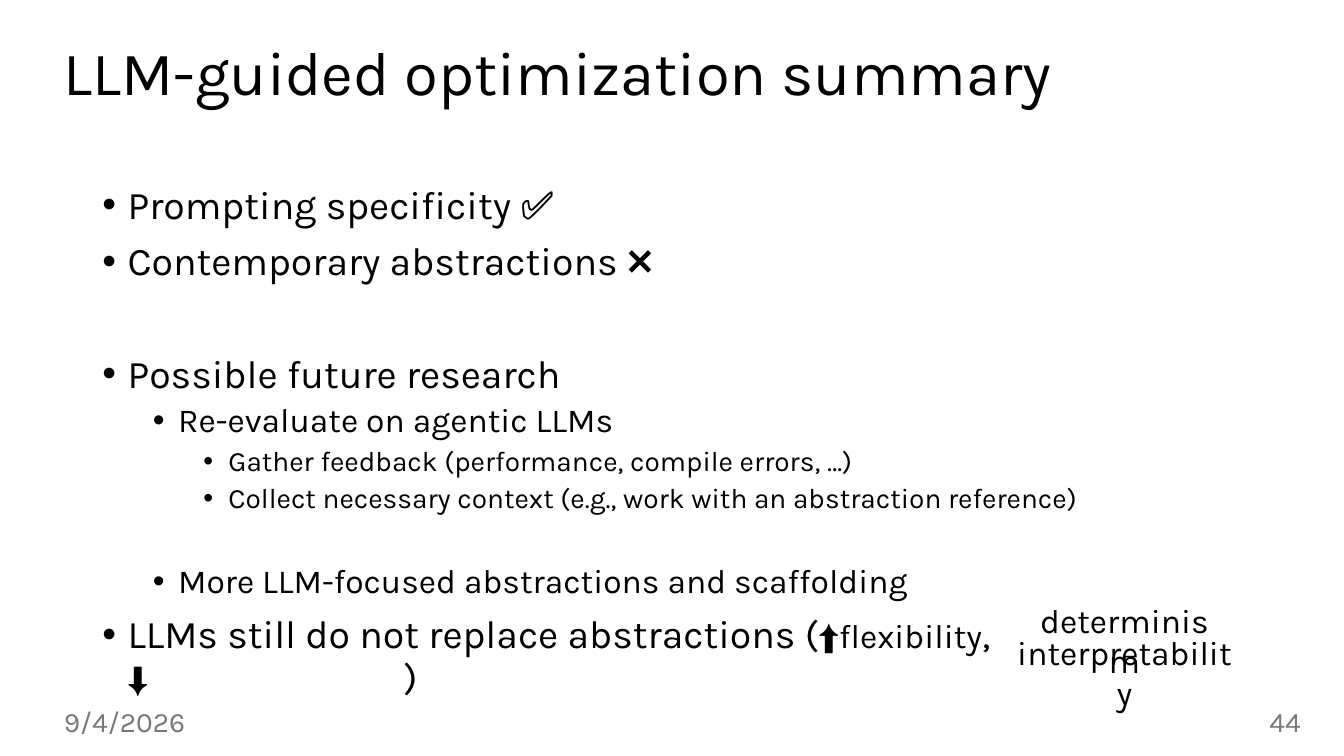
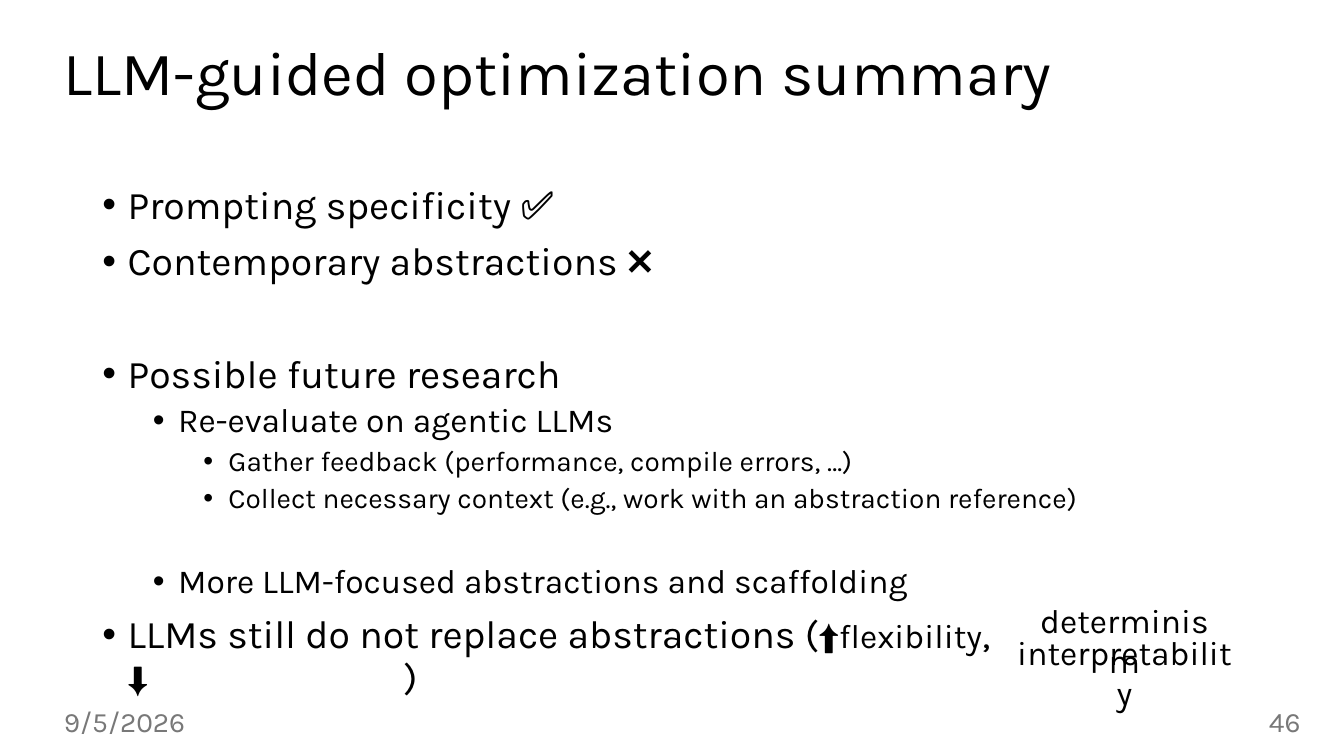
Before and after one commit to jiriklepl/phd-thesis, a slide deck: slide 46 of slides/Optimizing Memory Layouts and Traversal Orders in High-Performance Computing.pptx (slide 44 before the commit). Drawn at 1344x756 pixels with LibreOffice and Linux fonts; fonts in the diff are those of the drawing; background and template pictures are left out. Boxes give left, top, right and bottom in pixels: in the first picture for what was removed or moved away, otherwise in the second. Text is boxed around its words. In the diff, an @@ line names an element or a change of style, - is before the commit and + after.

```diff
--- a/slides/Optimizing Memory Layouts and Traversal Orders in High-Performance Computing.pptx
+++ b/slides/Optimizing Memory Layouts and Traversal Orders in High-Performance Computing.pptx
@@ text at [64,711,185,734]: text changed @@
-9/4/2026
+9/5/2026
@@ page number at [1269,714,1301,732]: text changed @@
-44
+46
```
Also in this commit, not shown: 43 other slides changed, 2 slides added.
